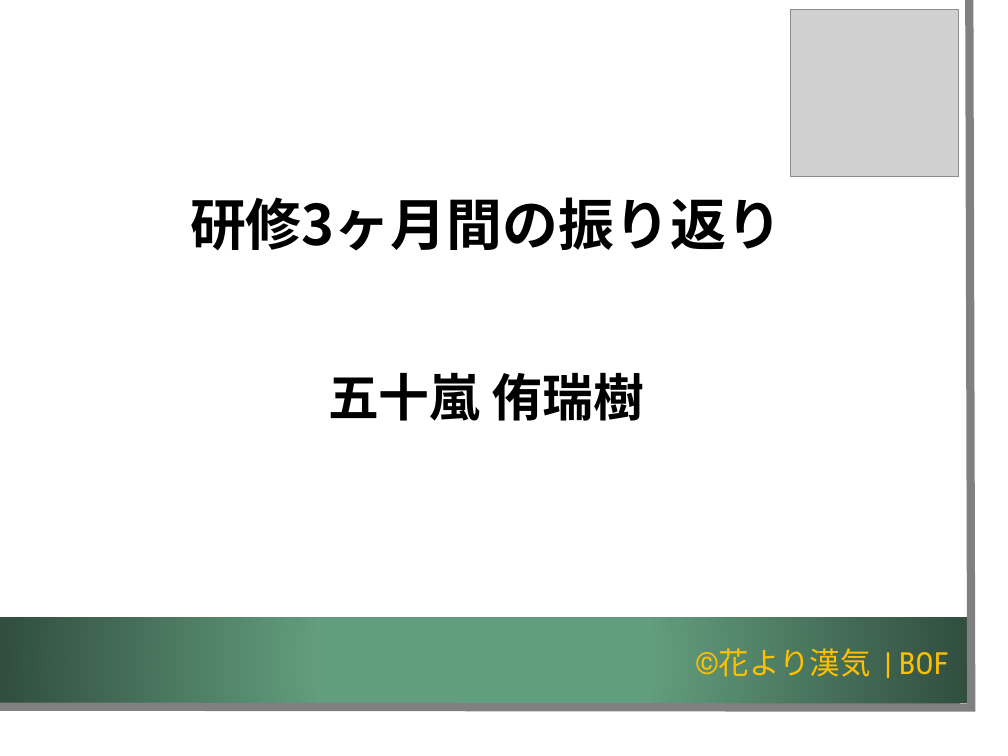
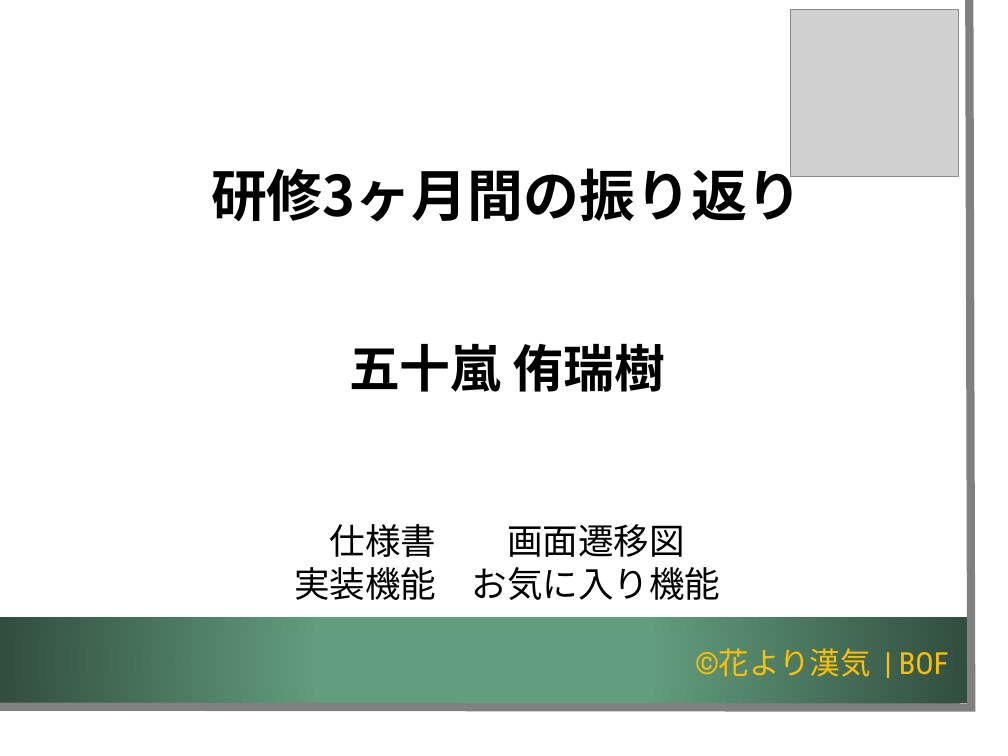
Before and after one commit to K-MIGTA/hanayoriRepo, a slide deck: slide 24 of 成果報告会_発表用スライド_チーム開発演習編集版_1.2.pptx. Drawn at 1008x756 pixels with LibreOffice and Linux fonts; fonts in the diff are those of the drawing; grey boxes stand for pictures; background and template pictures are left out. Boxes give left, top, right and bottom in pixels: in the first picture for what was removed or moved away, otherwise in the second. Text is boxed around its words. In the diff, an @@ line names an element or a change of style, - is before the commit and + after.

```diff
--- a/成果報告会_発表用スライド_チーム開発演習編集版_1.2.pptx
+++ b/成果報告会_発表用スライド_チーム開発演習編集版_1.2.pptx
@@ title "研修3ヶ月間の振り返り 五十嵐 侑瑞樹" rewrapped from [190, 197, 782, 421] to [211, 159, 803, 392] @@
@@ text added at [294, 524, 721, 600], 28 pt, text #000000 @@
+仕様書 画面遷移図
+実装機能 お気に入り機能
```
Also in this commit, not shown: 6 other slides changed.
